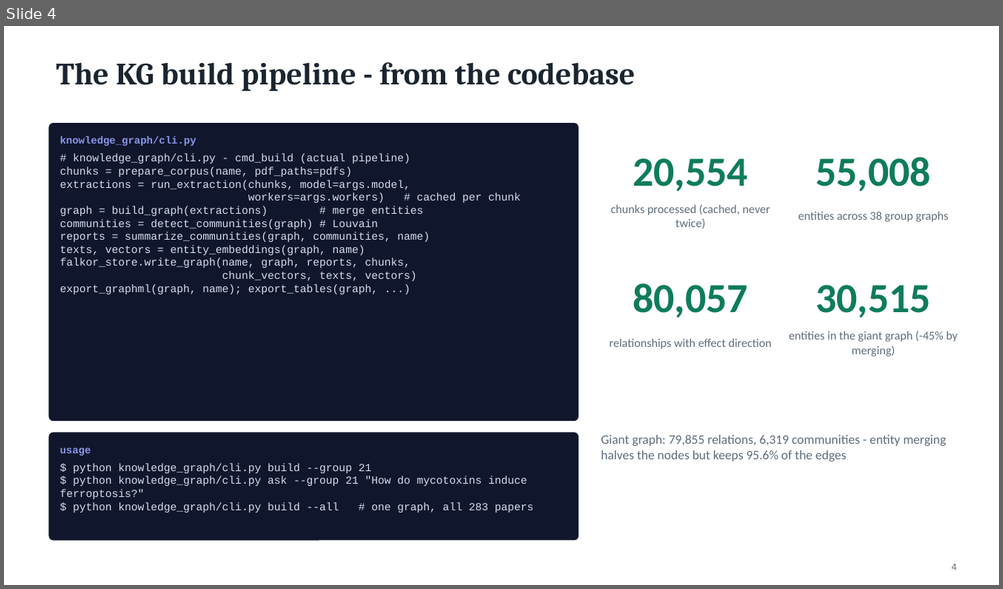
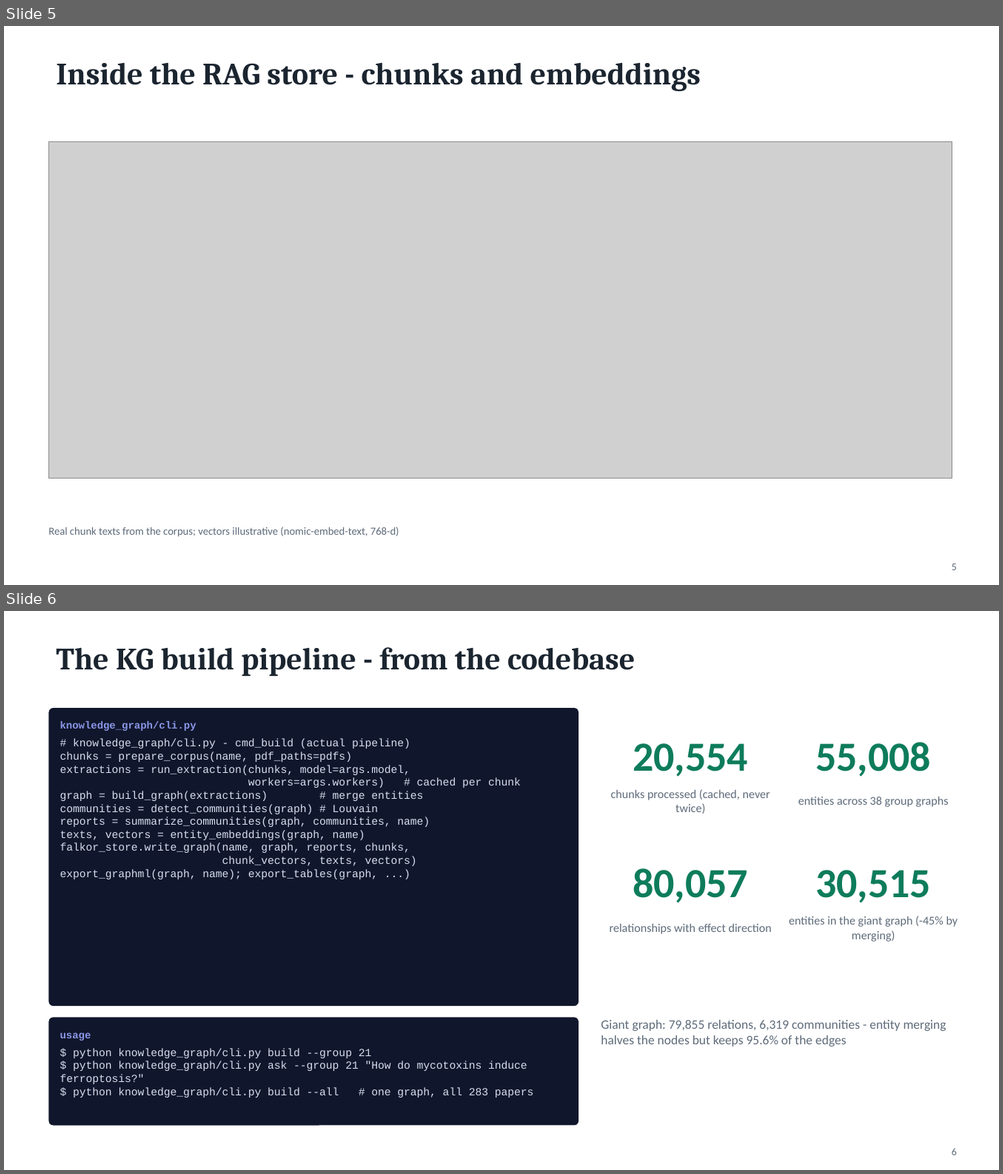
Before and after one commit to ssrikar1503/directed-studies-kgcompass, a slide deck: KGCompass_Midpoint_Presentation.pptx. Shown one above the other, each under a label of ours: slide 4 before the commit, slides 5 and 6 after it. The pictures are 1003x589 and 1003x1174 pixels, drawn with LibreOffice and Linux fonts; fonts in the diff are those of the drawing; grey boxes stand for pictures. Boxes give left, top, right and bottom in pixels: in the first picture for what was removed or moved away, otherwise in the second. Text is boxed around its words. In the diff, an @@ line names an element or a change of style, - is before the commit and + after.

```diff
--- a/KGCompass_Midpoint_Presentation.pptx
+++ b/KGCompass_Midpoint_Presentation.pptx
@@ slide 5 added at (4,26,999,585), background #FFFFFF @@
@@ title added at (56,63,700,92), 30 pt, text #1B2530, bold @@
+Inside the RAG store - chunks and embeddings
@@ picture added at (48,141,951,479) @@
@@ text added at (48,527,399,537), 10.5 pt, text #5E6B7A @@
+Real chunk texts from the corpus; vectors illustrative (nomic-embed-text, 768-d)
@@ page number added at (951,564,956,571), 10 pt, text #5E6B7A @@
+5
@@ what was slide 4 is now slide 6 @@
@@ page number at (951,1148,956,1156): text changed @@
-4
+6
```
Also in this commit, not shown: 2 slides changed, 3 other slides added, 4 other files.
